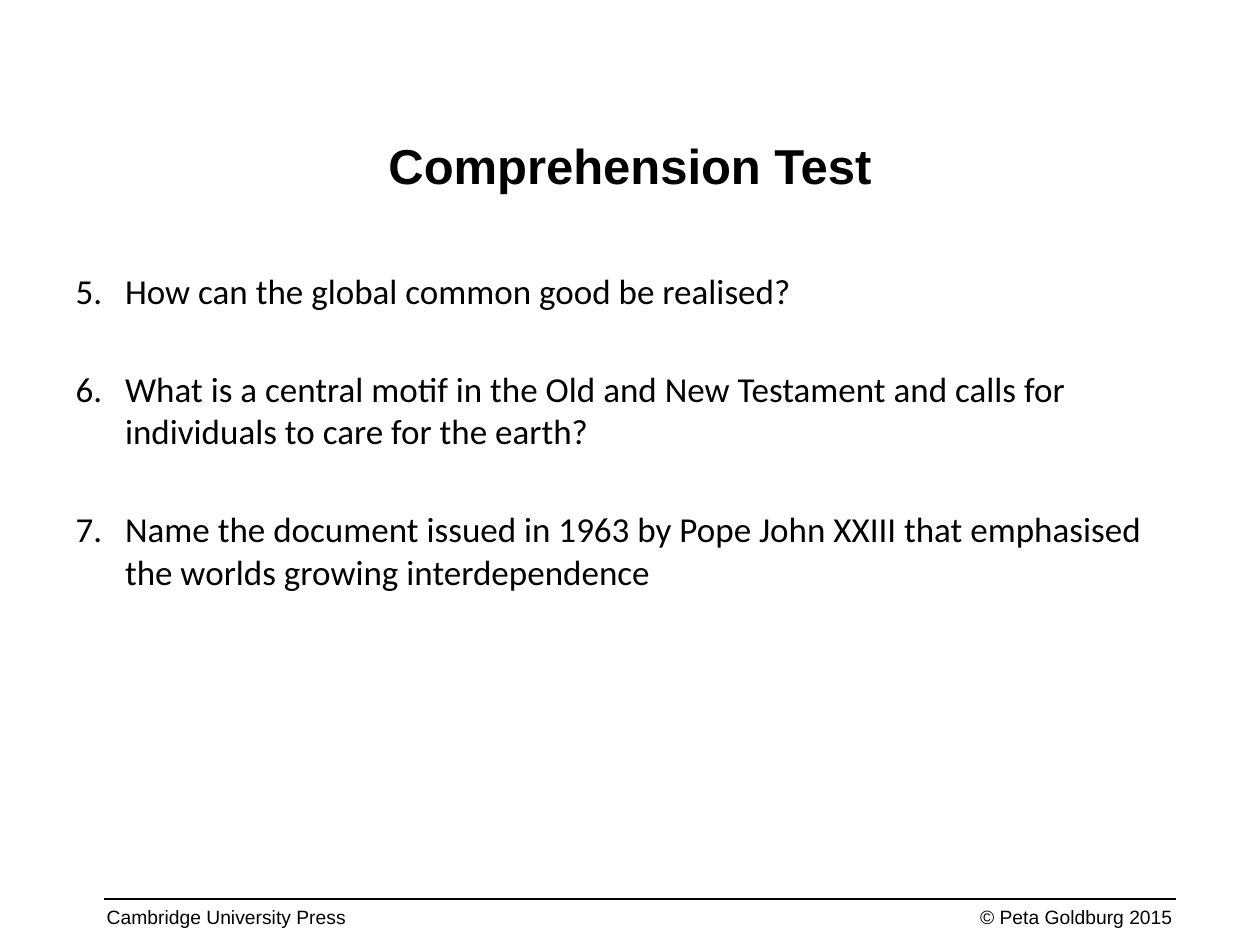
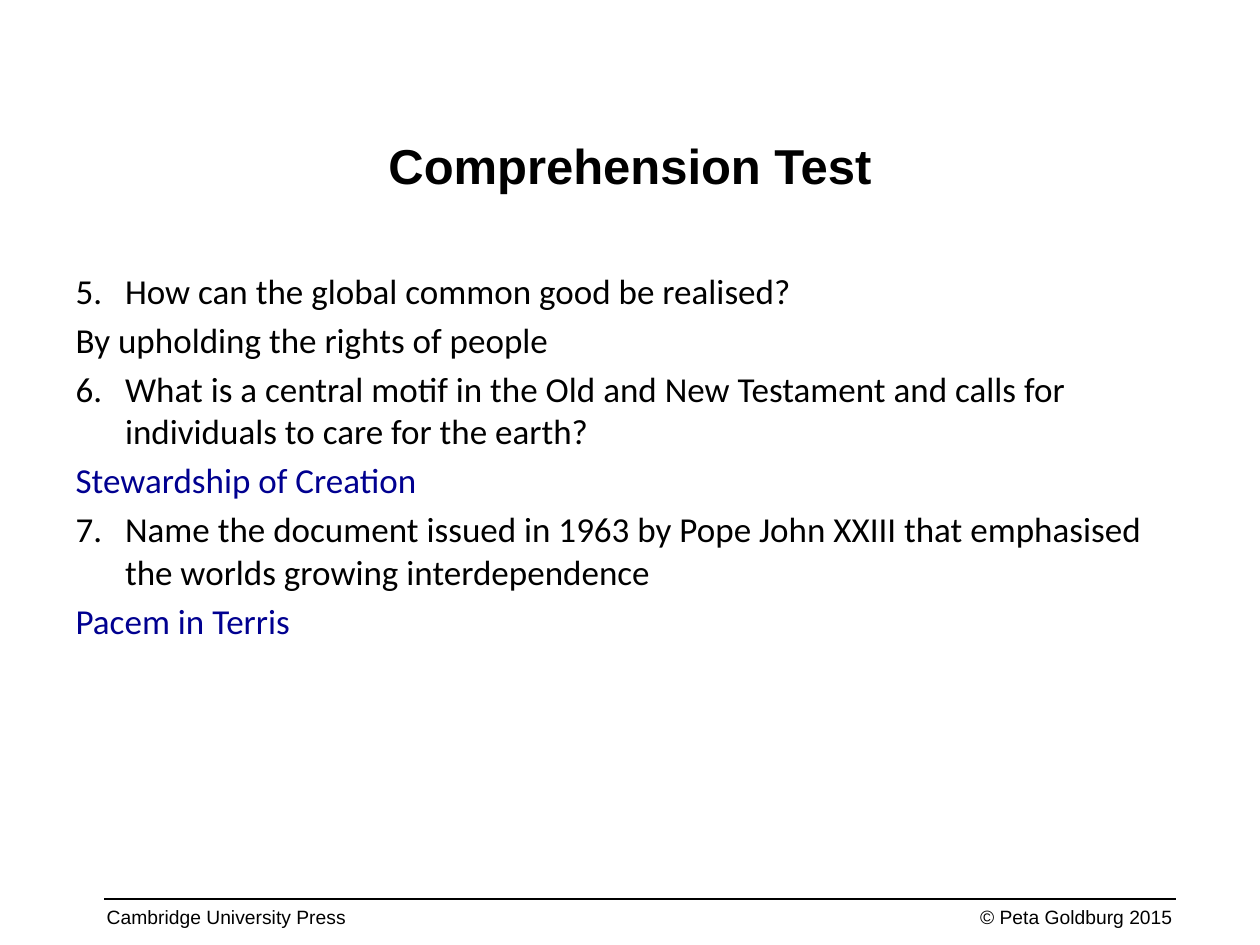
Before and after one commit to CrypticEntity/schoolwork9-10, a slide deck: slide 14 of Religion/Incarnation/UR9_PPT_Ch11_MissionJustice without answers.pptx. Drawn at 1260x945 pixels with LibreOffice and Linux fonts; fonts in the diff are those of the drawing; background and template pictures are left out. Boxes give left, top, right and bottom in pixels: in the first picture for what was removed or moved away, otherwise in the second. Text is boxed around its words. In the diff, an @@ line names an element or a change of style, - is before the commit and + after.

```diff
--- a/Religion/Incarnation/UR9_PPT_Ch11_MissionJustice without answers.pptx
+++ b/Religion/Incarnation/UR9_PPT_Ch11_MissionJustice without answers.pptx
@@ text at [76, 328, 548, 359]: paragraph added @@
+By upholding the rights of people
@@ text at [76, 468, 416, 499]: paragraph added @@
+Stewardship of Creation
@@ text at [76, 610, 290, 635]: paragraph added @@
+Pacem in Terris
```
Also in this commit, not shown: 2 other slides changed, 2 other files.
